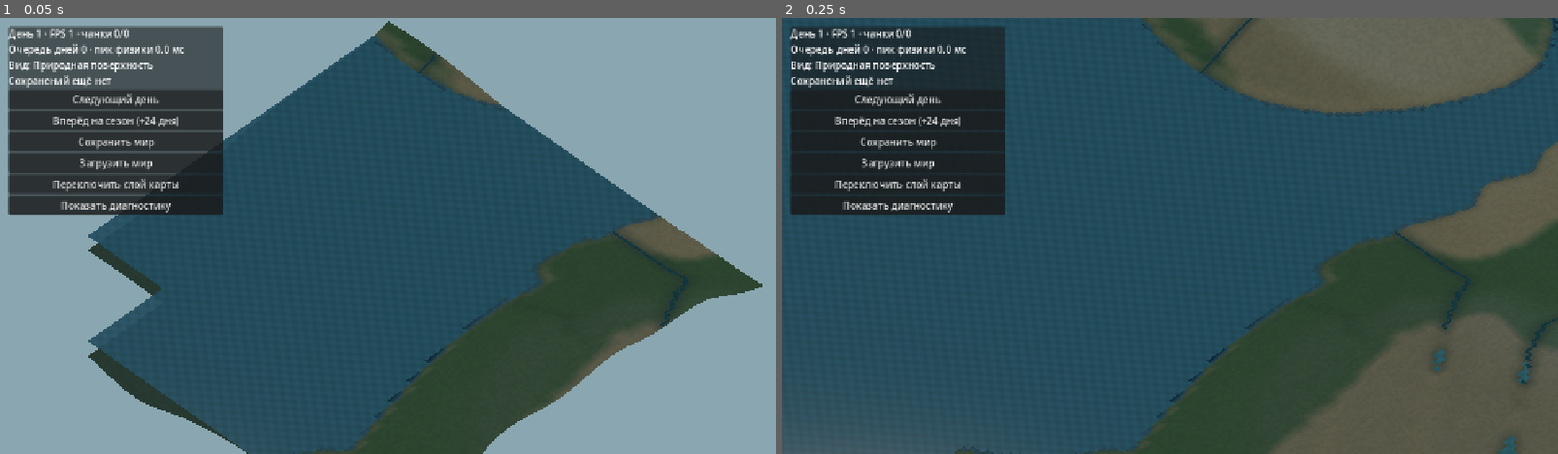
Above: before the commit, frames 1-2 (left to right).
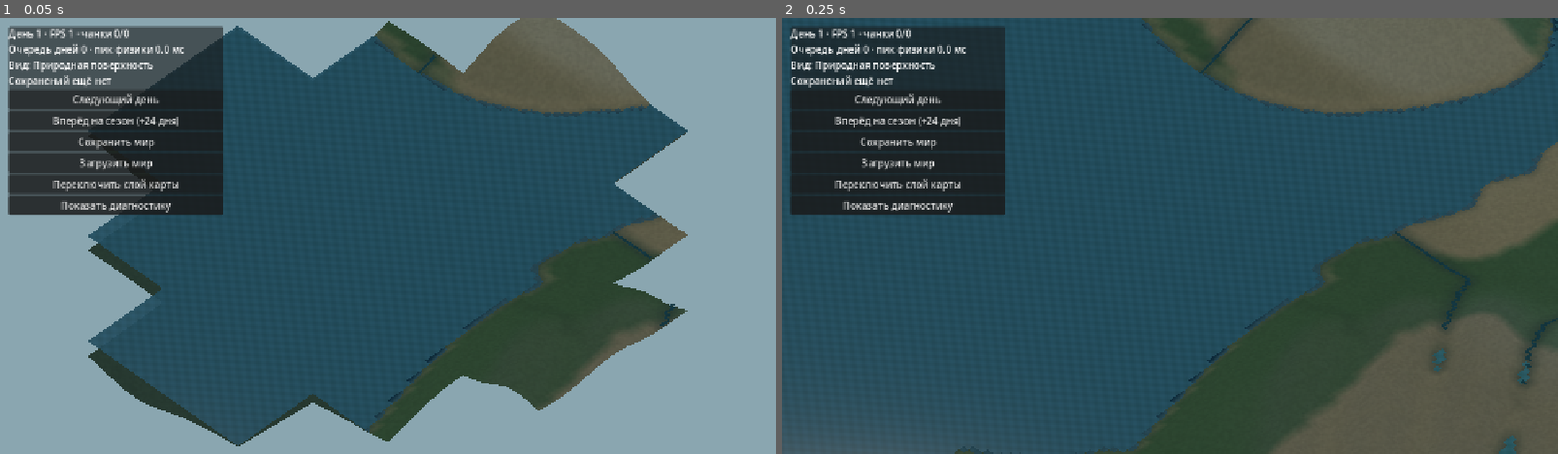
Above: after the commit, the same moments.

Repository: cyrox007/lands-and-ages
Game: Godot game, scene res://scenes/world.tscn
Two runs of this game, one before a commit and one after it. Both use one fixed random seed, a clock stepped at 60 frames per second and the inputs below.
Inputs:
- Up to frame 1 (0.05 s): no input
- Up to frame 2 (0.25 s): no input

The runs differ from the first frame. In frame 1, 13% of the frame differs, in the area x 11-99%, y 0-100%; in frame 2, nothing differs.

Commit message:
feat(world): этап 8.6 — приоритетная очередь чанков и адаптивный бюджет

Diff:
--- /dev/null
+++ b/godot/scripts/chunk_build_queue.gd
@@ -0,0 +1,35 @@
+extends RefCounted
+## Приоритетная очередь построения GPU-чанков.
+## Сначала закрываем пробелы в кадре, затем обновляем старые меши.
+
+static func prioritize(pending: Array[Vector2i], center: Vector2,
+		motion: Vector2, chunk_size: int, active: Dictionary) -> void:
+	var direction := motion.normalized() if motion.length_squared() > 0.001 \
+		else Vector2.ZERO
+	# Небольшое смещение приоритета вперёд по направлению панорамы.
+	var focus := center + direction * minf(float(chunk_size) * 0.65, 12.0)
+	pending.sort_custom(func(a: Vector2i, b: Vector2i) -> bool:
+		if active.has(a) != active.has(b):
+			return not active.has(a)
+		var priority_a := _distance_squared(a, focus, chunk_size)
+		var priority_b := _distance_squared(b, focus, chunk_size)
+		if not is_equal_approx(priority_a, priority_b):
+			return priority_a < priority_b
+		return a.y < b.y or (a.y == b.y and a.x < b.x))
+
+
+static func _distance_squared(coord: Vector2i, center: Vector2,
+		chunk_size: int) -> float:
+	var chunk_center := Vector2(coord) * float(chunk_size) \
+		+ Vector2.ONE * float(chunk_size) * 0.5
+	return chunk_center.distance_squared_to(center)
+
+
+static func budget_us(p95_ms: float, camera_moved: bool,
+		normal_budget_us: int = 4200) -> int:
+	# Замеры в headless CI не заменяют аппаратный FPS; лимиты осторожные.
+	if camera_moved or p95_ms >= 26.0:
+		return mini(normal_budget_us, 1400)
+	if p95_ms >= 20.0:
+		return mini(normal_budget_us, 2500)
+	return normal_budget_us
--- a/godot/scripts/world.gd
+++ b/godot/scripts/world.gd
@@ -8,6 +8,7 @@
 const Chunk = preload("res://scripts/chunk.gd")
 const ChunkVisibility = preload("res://scripts/chunk_visibility.gd")
 const ChunkRenderCache = preload("res://scripts/chunk_render_cache.gd")
+const ChunkBuildQueue = preload("res://scripts/chunk_build_queue.gd")
 const NaturalGroundShader = preload("res://shaders/natural_ground.gdshader")
 const NaturalWaterShader = preload("res://shaders/natural_water.gdshader")
 const Hydrology = preload("res://scripts/hydrology.gd")
@@ -73,6 +74,12 @@
 var _debug_ground_material: StandardMaterial3D
 var _active: Dictionary = {}
 var _pending: Array[Vector2i] = []
+var _wanted_chunks := {}
+var _rebuild_pending := {}
+var _pan_delta := Vector2.ZERO
+var _pan_pending := false
+var _skipped_stale_jobs := 0
+var _mesh_build_budget_us := MESH_BUDGET_US
 var _render_cache := ChunkRenderCache.new()
 var _render_world_revision := -1
 var _render_water_revision := -1
@@ -298,14 +305,22 @@
 	# поэтому очередь GPU не тормозит каждый из 24 физических дней.
 	_last_chunk_build_us = 0
 	if _days_pending == 0 and _day_task_id < 0:
+		_mesh_build_budget_us = ChunkBuildQueue.budget_us(
+			_frame_percentile(_frame_samples, 0.95), _pan_pending, MESH_BUDGET_US)
 		var frame_start := Time.get_ticks_usec()
 		var built := 0
 		while built < MAX_BUILDS_PER_FRAME and not _pending.is_empty():
-			_create_chunk(_pending.pop_front())
+			var coord: Vector2i = _pending.pop_front()
+			if not _wanted_chunks.has(coord) or (
+					_active.has(coord) and not _rebuild_pending.has(coord)):
+				_skipped_stale_jobs += 1
+				continue
+			_create_chunk(coord)
 			built += 1
-			if Time.get_ticks_usec() - frame_start >= MESH_BUDGET_US:
+			if Time.get_ticks_usec() - frame_start >= _mesh_build_budget_us:
 				break
 		_last_chunk_build_us = Time.get_ticks_usec() - frame_start
+	_pan_pending = false
 	_hud_timer += delta
 	if _hud_timer > 0.3:
 		_update_hud()
@@ -380,14 +395,21 @@
 
 func _change_zoom(multiplier: float) -> void:
 	_camera.size = clampf(_camera.size * multiplier, MIN_ZOOM, MAX_ZOOM)
+	_pan_delta = Vector2.ZERO
+	_pan_pending = true
 	_update_material_detail()
 	_refresh_visible(false)
 
 
 func _move_center(amount: Vector2) -> void:
+	var previous := _center
 	_center = Vector2(
 		clampf(_center.x + amount.x, 0.0, float(_world_model.config.width) - 0.001),
 		clampf(_center.y + amount.y, 0.0, float(_world_model.config.height) - 0.001))
+	var displacement := _center - previous
+	if displacement.length_squared() > 0.001:
+		_pan_delta = displacement
+		_pan_pending = true
 	_update_camera()
 	var next_chunk := Vector2i(floori(_center.x / float(_world_model.config.chunk_size)),
 		floori(_center.y / float(_world_model.config.chunk_size)))
@@ -510,16 +532,27 @@
 					_camera.size, aspect):
 				continue
 			desired[coord] = true
-	# Уходящие из кадра меши временно сохраняем для обратного пути.
+	_wanted_chunks = desired
+	if force:
+		# Старые меши могут оставаться видимыми до замены.
+		for coord in _active.keys():
+			_rebuild_pending[coord] = true
+	# Нельзя переносить в кеш меш с устаревшей физикой.
 	for coord in _active.keys():
 		if desired.has(coord):
 			continue
 		var node: Node3D = _active[coord]
 		_active.erase(coord)
-		if _terrain_holder != null and node.get_parent() == _terrain_holder:
+		if _rebuild_pending.has(coord):
+			_rebuild_pending.erase(coord)
+			node.queue_free()
+		elif _terrain_holder != null and node.get_parent() == _terrain_holder:
 			_render_cache.put(coord, node)
 		else:
 			node.queue_free()
+	for coord in _rebuild_pending.keys():
+		if not desired.has(coord):
+			_rebuild_pending.erase(coord)
 	if not force:
 		for coord in desired.keys():
 			if _active.has(coord):
@@ -529,16 +562,17 @@
 				_active[coord] = restored
 	var scheduled := {}
 	for coord in _pending:
-		if desired.has(coord) and (force or not _active.has(coord)):
+		if desired.has(coord) and (not _active.has(coord) \
+				or _rebuild_pending.has(coord)):
 			scheduled[coord] = true
 	for coord in desired.keys():
-		if force or not _active.has(coord):
+		if not _active.has(coord) or _rebuild_pending.has(coord):
 			scheduled[coord] = true
 	_pending.clear()
 	for coord in scheduled.keys():
 		_pending.append(coord)
-	_pending.sort_custom(func(a: Vector2i, b: Vector2i) -> bool:
-		return (a - center_chunk).length_squared() < (b - center_chunk).length_squared())
+	ChunkBuildQueue.prioritize(_pending, _center, _pan_delta,
+		_world_model.config.chunk_size, _active)
 
 
 func _create_chunk(coord: Vector2i) -> void:
@@ -564,6 +598,7 @@
 	if old_node != null:
 		old_node.queue_free()
 	_active[coord] = node
+	_rebuild_pending.erase(coord)
 	_chunk_rebuilds += 1
 
 
@@ -669,6 +704,10 @@
 		_active[chunk].queue_free()
 	_active.clear()
 	_pending.clear()
+	_wanted_chunks.clear()
+	_rebuild_pending.clear()
+	_pan_delta = Vector2.ZERO
+	_pan_pending = false
 	_render_cache.clear()
 	_render_world_revision = -1
 	_render_water_revision = -1
@@ -814,6 +853,9 @@
 	_status.text += "GPU: %d мешей · кадр %.1f мс · перерисовок сезонов %d\n" % [
 		_chunk_rebuilds, float(_last_chunk_build_us) / 1000.0,
 		_visual_refreshes]
+	_status.text += "Очередь GPU %d · обновить %d · бюджет %d мкс · отброшено %d\n" % [
+		_pending.size(), _rebuild_pending.size(),
+		_mesh_build_budget_us, _skipped_stale_jobs]
 	_status.text += "Кеш мешей: %d/%d · оценка %.2f/%.0f МиБ · попаданий %d · вытеснений %d\n" % [
 		_render_cache.count(), ChunkRenderCache.MAX_CHUNKS,
 		float(_render_cache.estimated_bytes) / 1048576.0,
--- /dev/null
+++ b/godot/tests/world_build_queue_smoke.gd
@@ -0,0 +1,126 @@
+extends SceneTree
+## Этап 8.6: приоритетная очередь GPU без потери обязательных пересборок.
+
+const View = preload("res://scripts/world.gd")
+const Queue = preload("res://scripts/chunk_build_queue.gd")
+
+var failures: Array[String] = []
+
+
+func _check(ok: bool, reason: String) -> void:
+	if not ok:
+		failures.append(reason)
+
+
+func _test_priority() -> void:
+	var pending: Array[Vector2i] = [
+		Vector2i(4, 5), Vector2i(5, 5),
+		Vector2i(6, 5), Vector2i(5, 6)]
+	var active := {Vector2i(5, 5): true}
+	Queue.prioritize(pending, Vector2(88.0, 88.0),
+		Vector2.RIGHT, 16, active)
+	_check(pending[0] == Vector2i(6, 5),
+		"Пустой чанк по направлению движения получает первый приоритет")
+	_check(pending[pending.size() - 1] == Vector2i(5, 5),
+		"Отрисовка отсутствующих участков важнее обновления старого меша")
+	var repeat: Array[Vector2i] = pending.duplicate()
+	Queue.prioritize(repeat, Vector2(88.0, 88.0),
+		Vector2.RIGHT, 16, active)
+	_check(repeat == pending, "Очередь имеет детерминированный порядок")
+	_check(Queue.budget_us(12.0, false) == 4200,
+		"При устойчивых кадрах остаётся обычный бюджет")
+	_check(Queue.budget_us(23.0, false) == 2500,
+		"При тяжёлых кадрах бюджет снижается")
+	_check(Queue.budget_us(29.0, false) == 1400,
+		"При перегрузке защищаем время кадра")
+	_check(Queue.budget_us(12.0, true) == 1400,
+		"Во время перемещения камера важнее создания очередного меша")
+	_check(Queue.budget_us(10.0, true, 1000) == 1000,
+		"Предел заданного бюджета никогда не превышается")
+
+
+func _test_real_scene() -> void:
+	var scene := View.new()
+	get_root().add_child(scene)
+	if scene._world_model == null or scene._camera == null:
+		_check(false, "Тестовая сцена полностью инициализирована")
+		scene.queue_free()
+		return
+
+	var baseline: Dictionary = scene._world_model.to_data()
+	scene._change_zoom(0.1)
+	_check(not scene._pending.is_empty(), "Ближняя камера создала очередь")
+	if scene._pending.is_empty():
+		scene.queue_free()
+		return
+
+	var focus: Vector2i = scene._pending[0]
+	scene._pending.pop_front()
+	scene._create_chunk(focus)
+	var old_node: Node3D = scene._active[focus]
+	_check(scene._chunk_rebuilds == 1,
+		"Первый видимый чанк реально построен")
+
+	scene._refresh_visible(true)
+	_check(scene._rebuild_pending.has(focus) and scene._pending.has(focus),
+		"После изменения природы видимый чанк обязательно обновляется")
+
+	# Предыдущая реализация могла потерять эту задачу при небольшом сдвиге.
+	scene._move_center(Vector2(1.2, 0.0))
+	_check(scene._rebuild_pending.has(focus) and scene._pending.has(focus),
+		"Панорама внутри чанка не отменяет физическую пересборку")
+	_check(scene._active[focus] == old_node,
+		"Старый видимый меш остаётся до замены, без пустоты")
+
+	scene._pending.erase(focus)
+	scene._create_chunk(focus)
+	_check(scene._active[focus] != old_node and
+		old_node.is_queued_for_deletion(),
+		"Готовый новый меш заменяет старый")
+	_check(not scene._rebuild_pending.has(focus),
+		"После построения отметка обязательной пересборки удаляется")
+	_check(scene._chunk_rebuilds == 2,
+		"Обычная и обязательная пересборка учитываются раздельно")
+
+	# Невозможная координата в очереди не может создать меш вне мира.
+	var stale := Vector2i(-4, -4)
+	scene._pending.insert(0, stale)
+	var skipped_before: int = scene._skipped_stale_jobs
+	scene._process(1.0 / 60.0)
+	_check(scene._skipped_stale_jobs > skipped_before,
+		"Старая задача удаляется без обращения к генератору меша")
+	_check(not scene._active.has(stale),
+		"Невидимый чанк не попадает в активные узлы")
+
+	scene._refresh_visible(true)
+	var current: Node3D = scene._active[focus]
+	scene._move_center(Vector2(95.0, 0.0))
+	_check(not scene._active.has(focus),
+		"При быстром перемещении старый участок исключается из видимых")
+	_check(not scene._render_cache.has(focus),
+		"Устаревший меш не переносится в кеш GPU")
+	_check(current.is_queued_for_deletion(),
+		"Устаревший меш освобождается после выхода из кадра")
+	_check(scene._world_model.to_data() == baseline,
+		"Алгоритм не меняет высоты и формат сохранений")
+	print("Этап 8.6: построено ", scene._chunk_rebuilds,
+		", отброшено устаревших задач ", scene._skipped_stale_jobs,
+		", бюджет при движении ", scene._mesh_build_budget_us, " мкс")
+	scene.queue_free()
+
+
+func _initialize() -> void:
+	_run()
+
+
+func _run() -> void:
+	await process_frame
+	_test_priority()
+	_test_real_scene()
+	if not failures.is_empty():
+		for reason in failures.slice(0, 20):
+			push_error("Этап 8.6: " + reason)
+		quit(1)
+		return
+	print("Этап 8.6: приоритеты, бюджет и обязательные GPU-пересборки — успешно.")
+	quit(0)
Not shown, added: docs/WORLD-STAGE-8-6.md
